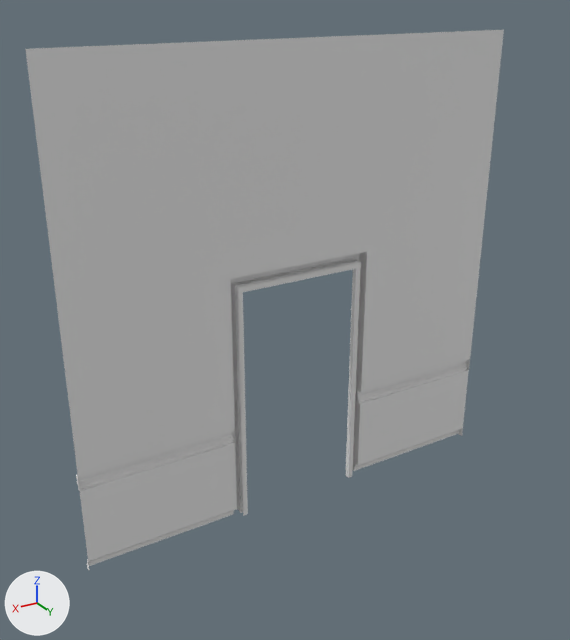
The FBX model Unity_Final/Assets/Mitch/MN_Assets/Modular/SM_WallDoor_A_4x4.fbx: old version first, new version second.
One viewpoint serves both versions: a camera (50 mm lens) standing at (5.26, 5.16, 4.38) and looking at (2.24, 0.14, 1.87). Lighting does not change. The marker at lower left points along +X, +Y and +Z. Where no turn or scale is listed for an object, it has been applied to the vertices. Vertices at the same position are counted once.

The older version as bpy lines, for what is in view:
```python
me_mesh = bpy.data.meshes.new('Mesh')
me_mesh.from_pydata(...)  # 180 vertices, 178 faces; spans x 0.0..4.0, y -0.11..0.0, z 0.0..4.0
ob_sm_walldoor_a_4x4 = bpy.data.objects.new('SM_WallDoor_A_4x4', me_mesh)
ob_sm_walldoor_a_4x4.location = (0.0, 0.0, 0.0)
```
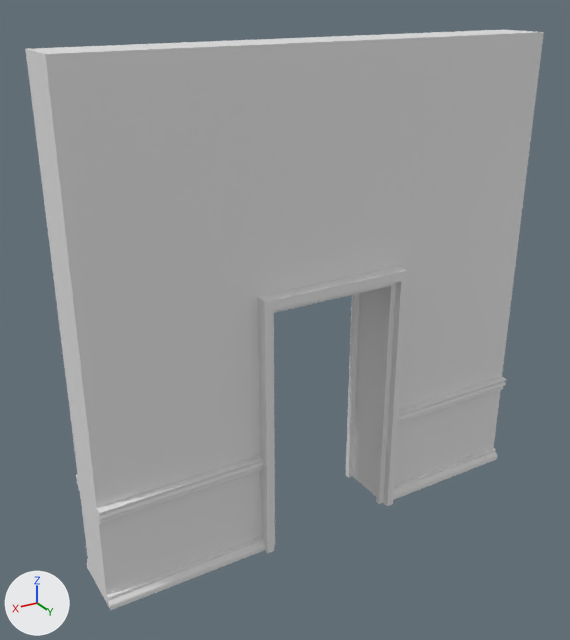
Where the newer file only moved an object's origin or applied its transform, the numbers keep the older frame.

Pixel boxes [x1, y1, x2, y2] of what changed, in the pictures (570 x 640 px):
'SM_WallDoor_A_4x4', reshaped (8% wider, 7% taller)
    before: [25, 30, 504, 570]
    after: [25, 30, 544, 610]
part 1 of me_mesh, added
    after: [25, 30, 544, 610]

The change, as a diff of the scene's bpy script:
```diff
--- a/Unity_Final/Assets/Mitch/MN_Assets/Modular/SM_WallDoor_A_4x4.fbx.py
+++ b/Unity_Final/Assets/Mitch/MN_Assets/Modular/SM_WallDoor_A_4x4.fbx.py
@@ me_mesh @@
 # used by ob_sm_walldoor_a_4x4; location = (0.0, 0.0, 0.0)
-me_mesh.from_pydata(...)  # 180 vertices, 178 faces; spans x 0.0..4.0, y -0.11..0.0, z 0.0..4.0
+me_mesh.from_pydata(...)  # 360 vertices, 389 faces; spans x 0.0..4.0, y -0.11..0.55, z 0.0..4.0
+# me_mesh part 1
+# 116 vertices are added at x 0.0..4.0, y 0.44..0.55, z 0.0..2.25
+# 34 new vertices lie (0.0, 0.44, 0.0) away from vertices in x 0.0..4.0, y 0.0, z 0.0..4.0
+# 6 new vertices lie (0.0, 0.04, 0.0) away from vertices in x 0.0..4.0, y 0.44, z 0.04..0.9
+# 8 new vertices lie (-1.34, 0.0, 0.0) away from vertices in x 4.0, y 0.44..0.48, z 0.08..0.9
+# 8 new vertices lie (1.34, 0.0, 0.0) away from vertices in x 0.0, y 0.44..0.48, z 0.08..0.9
+# 8 new vertices lie (0.04, 0.0, 0.0) away from vertices in x 1.41..2.55, y 0.44..0.48, z 0.0..0.77
+# 211 new faces join them
```
